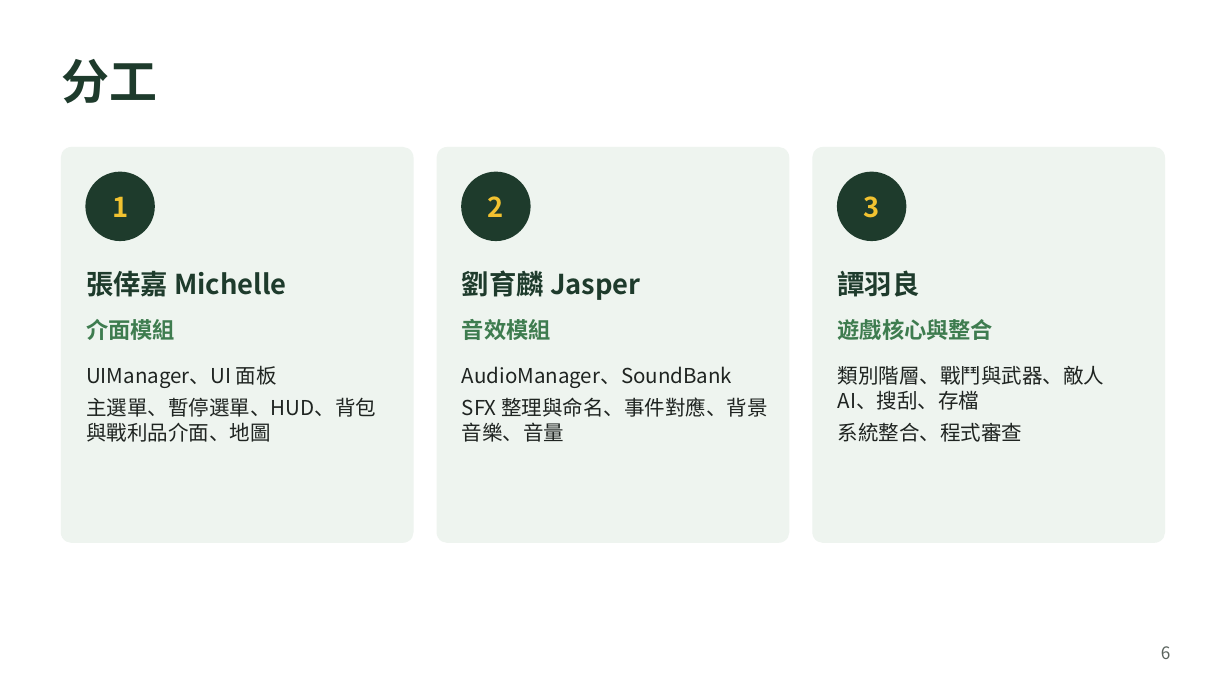
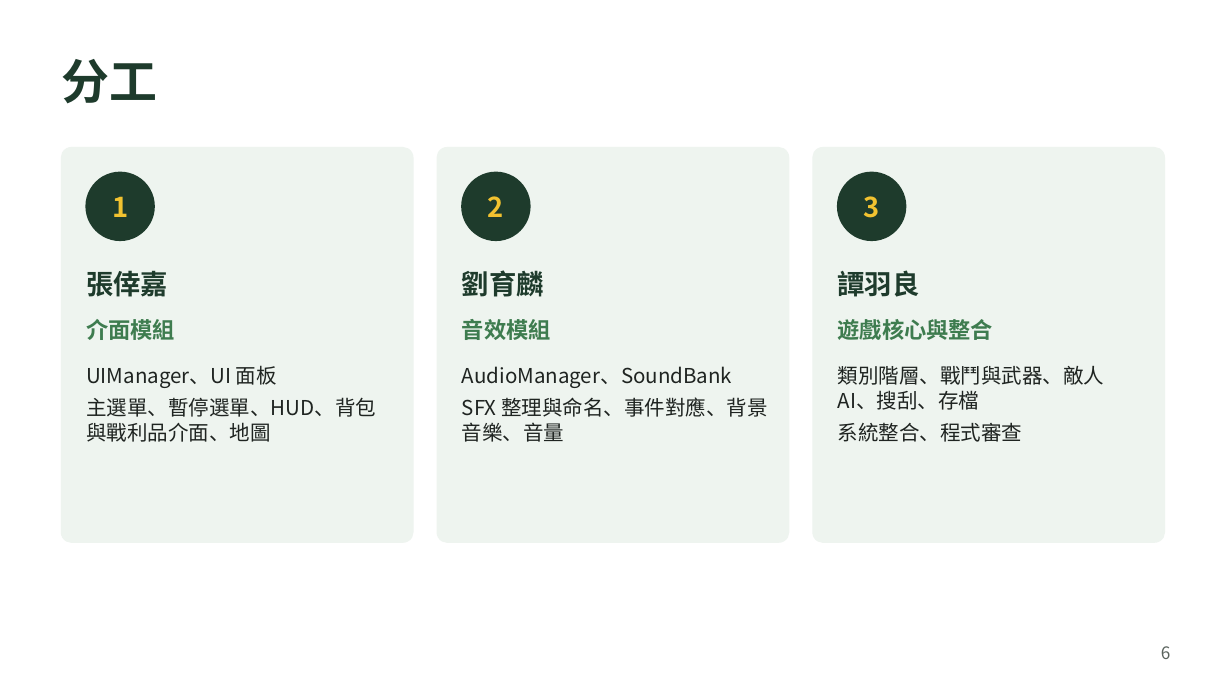
Before and after one commit to MoobyMoo/AOOP_Final_Project_Group_1, a slide deck: slide 6 of docs/AOOP_Group1_Build_Plan.pptx. Drawn at 1232x693 pixels with LibreOffice and Linux fonts; fonts in the diff are those of the drawing. Boxes give left, top, right and bottom in pixels: in the first picture for what was removed or moved away, otherwise in the second. Text is boxed around its words. In the diff, an @@ line names an element or a change of style, - is before the commit and + after.

```diff
--- a/docs/AOOP_Group1_Build_Plan.pptx
+++ b/docs/AOOP_Group1_Build_Plan.pptx
@@ text at bbox=[86, 271, 168, 297]: text changed @@
-張倖嘉 Michelle
+張倖嘉
@@ text at bbox=[462, 270, 544, 297]: text changed @@
-劉育麟 Jasper
+劉育麟
```
Also in this commit, not shown: 7 other files.
